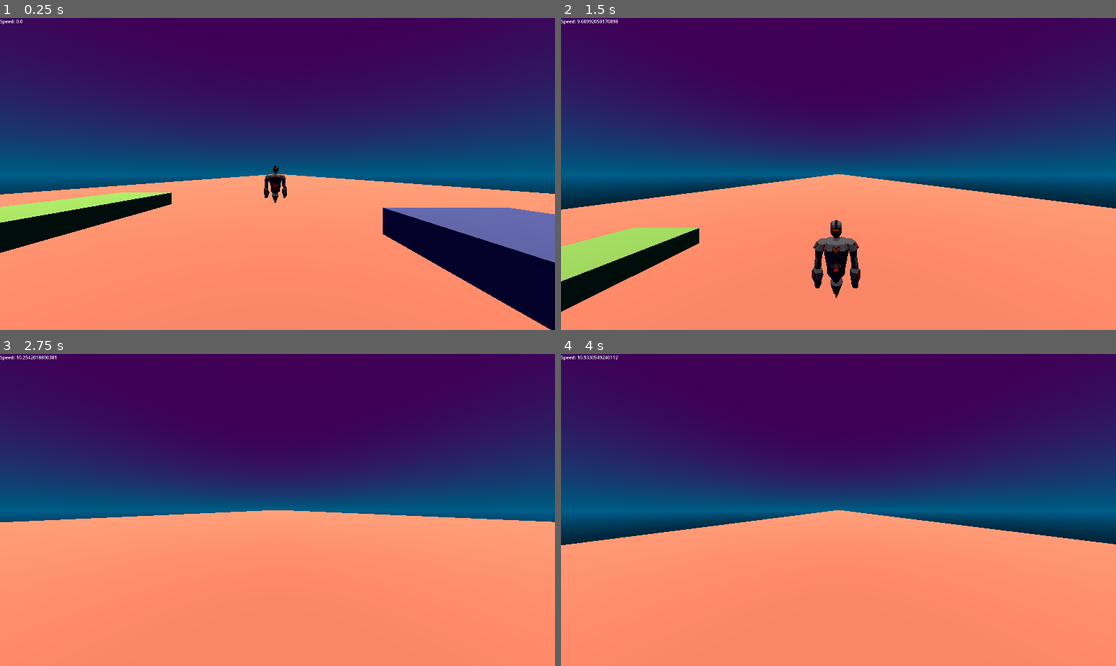
Above: before the commit, frames 1-4 (two rows, left to right).
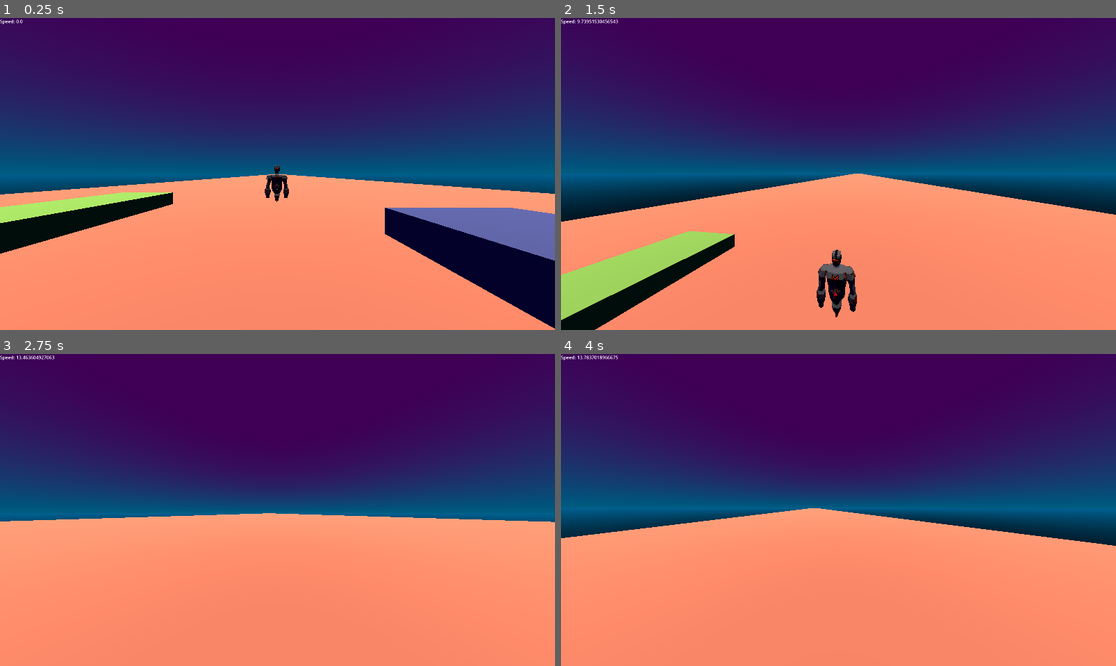
Above: after the commit, the same moments.

Repository: Sirrah025/big-mode-slick-game
Game: Godot game, scene res://Scenes/Levels/prototype_scene.tscn
Two runs of this game, one before a commit and one after it. Both use one fixed random seed, a clock stepped at 60 frames per second and the inputs below. This scene is started directly instead of the project's main scene.
Inputs (mouse positions are in pixels of both pictures, inside the frame that each line leads up to):
- Up to frame 1 (0.25 s): no input
- Up to frame 2 (1.5 s): move the mouse to (866, 174) at 0.52 s; hold Ctrl (Sliding) 0.53-1.28 s; hold W (Forward) from 0.53 s (still down); tap Space (Jump) at 0.77, 1.07 s; tap Shift (Sprint) at 0.8, 1.35 s; move the mouse to (810, 174) at 1.27 s
- Up to frame 3 (2.75 s): keep holding W (Forward); tap Space (Jump) at 1.52, 1.55, 1.82, 2.1 s; move the mouse to (288, 503) at 2.02 s; hold Ctrl (Sliding) from 2.03 s (still down)
- Up to frame 4 (4 s): keep holding W (Forward); move the mouse to (832, 516) at 2.77 s; release Ctrl (Sliding) at 2.78 s; right-click (832, 516) at 2.85 s; tap Space (Jump) at 3.02, 3.32, 3.77, 3.8 s; tap Shift (Sprint) at 3.05 s; move the mouse to (877, 513) at 3.52 s; hold Ctrl (Sliding) from 3.53 s (still down)

The runs differ from the first frame. In frame 1, 0.7% of the frame differs, in the area x 0-100%, y 47-100%; in frame 2, 9.2%, in the area x 0-100%, y 0-100%; in frame 3, 0.5%; in frame 4, 1.2%.
Error before the commit: Parse Error: Preload file "res://Scenes/before_game_settings_menu.tscn" does not exist. (res://Systems/globals/load_scenes.gd:4)

Commit message:
Added Player Changes and other fixes
- Corrected the paths to the scene files
- Added crouching
- Added sliding
- Added separate hitbox for when crouching

(Note: The game can't capture the mouse while the pause menu is visible in the player scene. Needs to be fixed)

Diff:
--- a/slick_game/Scenes/Levels/prototype_scene.tscn
+++ b/slick_game/Scenes/Levels/prototype_scene.tscn
@@ -25,6 +25,10 @@
 [sub_resource type="BoxMesh" id="BoxMesh_j03km"]
 material = SubResource("StandardMaterial3D_j03km")
 size = Vector3(4, 2, 10)
+
+[sub_resource type="BoxMesh" id="BoxMesh_3xn65"]
+material = SubResource("StandardMaterial3D_j03km")
+size = Vector3(4, 1.12, 10)
 
 [sub_resource type="ProceduralSkyMaterial" id="ProceduralSkyMaterial_lci7e"]
 sky_top_color = Color(0.25533897, 0.013022352, 0.33062598, 1)
@@ -69,6 +73,18 @@
 collision_layer = 2
 mesh = SubResource("BoxMesh_j03km")
 
+[node name="CSGMesh3D5" type="CSGMesh3D" parent="." unique_id=1597351406]
+transform = Transform3D(1, 0, 0, 0, 1, 0, 0, 0, 1, -10.299749, 4.4717865, 16.336535)
+use_collision = true
+collision_layer = 2
+mesh = SubResource("BoxMesh_j03km")
+
+[node name="CSGMesh3D4" type="CSGMesh3D" parent="." unique_id=1216652564]
+transform = Transform3D(1, 0, 0, 0, 1, 0, 0, 0, 1, -10.299749, 3.1337519, 3.4685621)
+use_collision = true
+collision_layer = 2
+mesh = SubResource("BoxMesh_3xn65")
+
 [node name="WorldEnvironment" type="WorldEnvironment" parent="." unique_id=552268136]
 environment = SubResource("Environment_j03km")
 
--- a/slick_game/Scenes/main_game.tscn
+++ b/slick_game/Scenes/main_game.tscn
@@ -10,4 +10,3 @@
 
 [node name="Settings Menu" parent="." unique_id=423943875 instance=ExtResource("2_pu3va")]
 unique_name_in_owner = true
-visible = false
--- a/slick_game/Scenes/player.tscn
+++ b/slick_game/Scenes/player.tscn
@@ -15,6 +15,10 @@
 radius = 0.375
 height = 1.7
 
+[sub_resource type="CapsuleShape3D" id="CapsuleShape3D_x3wgy"]
+radius = 0.375
+height = 1.1796631
+
 [sub_resource type="CapsuleShape3D" id="CapsuleShape3D_vgqql"]
 
 [node name="Player" type="CharacterBody3D" unique_id=99981486 groups=["Player"]]
@@ -22,10 +26,19 @@
 script = ExtResource("1_vgqql")
 
 [node name="Mesh" type="MeshInstance3D" parent="." unique_id=667297727]
+visible = false
 mesh = SubResource("CapsuleMesh_f60y1")
 
-[node name="CollisionShape" type="CollisionShape3D" parent="." unique_id=1644640873]
+[node name="NormalHitBox" type="CollisionShape3D" parent="." unique_id=1644640873]
 shape = SubResource("CapsuleShape3D_v0iea")
+
+[node name="CrouchHitBox" type="CollisionShape3D" parent="." unique_id=930497082]
+transform = Transform3D(1, 0, 0, 0, 1, 0, 0, 0, 1, 0, -0.2601685, 0)
+shape = SubResource("CapsuleShape3D_x3wgy")
+
+[node name="SpaceCheck" type="RayCast3D" parent="." unique_id=1683962218]
+target_position = Vector3(0, 0.85, 0)
+collision_mask = 2
 
 [node name="Head" type="Node3D" parent="." unique_id=248747626]
 transform = Transform3D(1, 0, 0, 0, 1, 0, 0, 0, 1, 0, 0.505445, 0)
@@ -38,6 +51,7 @@
 script = ExtResource("4_vgqql")
 
 [node name="Hitbox Component" parent="." unique_id=973421447 instance=ExtResource("3_6t5aa")]
+visible = false
 
 [node name="CollisionShape3D" type="CollisionShape3D" parent="Hitbox Component" unique_id=574987428]
 shape = SubResource("CapsuleShape3D_vgqql")
@@ -45,6 +59,7 @@
 [node name="Speed Change Cooldown" type="Timer" parent="." unique_id=1907676990]
 unique_name_in_owner = true
 wait_time = 2.0
+one_shot = true
 
 [node name="DashCooldownTimer" type="Timer" parent="." unique_id=963707597]
 wait_time = 2.0
@@ -54,12 +69,17 @@
 wait_time = 0.5
 one_shot = true
 
+[node name="SlidingBoostCooldown" type="Timer" parent="." unique_id=2128327456]
+wait_time = 1.2
+one_shot = true
+
 [node name="SpeedTest" type="Label" parent="." unique_id=404264627]
 offset_right = 40.0
 offset_bottom = 23.0
 
 [node name="Pause Menu" type="Control" parent="." unique_id=1826141487]
 process_mode = 3
+visible = false
 layout_mode = 3
 anchors_preset = 15
 anchor_right = 1.0
@@ -131,6 +151,7 @@
 [connection signal="change_speed" from="Hitbox Component" to="." method="_on_alter_speed"]
 [connection signal="damage" from="Hitbox Component" to="Health Component" method="_on_damage"]
 [connection signal="timeout" from="DashDurationTimer" to="." method="_on_dash_duration_timer_timeout"]
+[connection signal="timeout" from="SlidingBoostCooldown" to="." method="_on_sliding_boost_cooldown_timeout"]
 [connection signal="pressed" from="Pause Menu/Container/Button Container/ResumeButton" to="Pause Menu" method="_on_resume_button_pressed"]
 [connection signal="pressed" from="Pause Menu/Container/Button Container/SettingsButton" to="Pause Menu" method="_on_settings_button_pressed"]
 [connection signal="pressed" from="Pause Menu/Container/Button Container/MainMenuButton" to="Pause Menu" method="_on_main_menu_button_pressed"]
--- a/slick_game/Scripts/Player/player_momentum.gd
+++ b/slick_game/Scripts/Player/player_momentum.gd
@@ -3,8 +3,8 @@
 # --- Movement Settings ---
 @export var walk_base_speed: float = 5.0
 @export var sprint_base_speed: float = 9.0
-@export var walk_force: float = 1.5
-@export var sprint_force: float = 6.0
+@export var walk_force: float = 2.5
+@export var sprint_force: float = 8.0
 @export var max_speed: float = 24.0
 @export var max_jumps: int = 2
 @export var friction_low: float = 10.0
@@ -21,7 +21,33 @@
 @export var slip_force_multiplier: float = 11.6
 @export var slip_friction_multiplier: float = 0
 @export var slip_steer_multiplier: float = 0.15
-@export var is_sliding: bool = false
+@export var is_slipping: bool = false
+
+# --- Crouching / Sliding ---
+@export var slide_min_speed: float = 7.0
+
+@export var crouch_walk_base_speed: float = 2.9
+@export var crouch_walk_force: float = 0.2
+@export var crouch_max_speed: float = 3.2
+@export var slip_to_crouch_threshold: float = 5.0
+
+@export var slide_decay_multiplier: float = 0.98
+@export var sliding_speed_boost: float = 3.3
+@export var can_slide_boost = true
+@onready var slide_boost_cooldown_timer: Timer = $SlidingBoostCooldown
+
+@export var stand_camera_y: float = 0.0
+@export var crouch_camera_y: float = -0.5
+@export var camera_height_lerp_speed: float = 8.0
+
+@export var crouching_jump_boost = 1.8
+@export var sliding_jump_boost = 1.3
+
+@onready var head_clearance_ray: RayCast3D = $SpaceCheck
+
+var is_sliding: bool = false
+var is_crouching: bool = false
+var was_on_floor: bool = false
 
 # --- Dash ---
 @onready var dash_cooldown_node: Timer = $DashCooldownTimer
@@ -35,24 +61,28 @@
 var dash_velocity: Vector3 = Vector3.ZERO
 var dash_direction: Vector3 = Vector3.ZERO
 
-
 # --- Camera ---
 const BASE_FOV: float = 75.0
 const FOV_CHANGE: float = 2.5
 
+var camera_base_y: float = 0.0
+
 @onready var head: Node3D = $Head
 @onready var camera: Camera3D = $Head/PlayerCamera
 
-# Strafing
-@export var max_tilt_angle: float = 6.0
-@export var tilt_speed: float = 4.0
+# --- Strafing ---
+@export var max_tilt_angle: float = 8.0
+@export var tilt_speed: float = 4.5
 var current_tilt: float = 0.0
 
-# Head Bob
+# --- Head Bob ---
 const BOB_FREQ: float = 1.6
 const BOB_AMP: float = 0.09
 var bob_timer: float = 0.0
 
+# --- Hitboxes ---
+@onready var normal_hitbox = $NormalHitBox
+@onready var crouch_hitbox = $CrouchHitBox
 
 # --- Runtime ---
 var momentum: Vector3 = Vector3.ZERO
@@ -60,6 +90,9 @@
 func _ready() -> void:
 	Input.set_mouse_mode(Input.MOUSE_MODE_CAPTURED)
 
+	normal_hitbox.disabled = false
+	crouch_hitbox.disabled = true
+	can_slide_boost = true
 	dash_duration_node.wait_time = dash_duration_time
 	dash_cooldown_node.wait_time = dash_cooldown_time
 
@@ -71,14 +104,24 @@
 
 func _physics_process(delta: float) -> void:
 	_apply_gravity(delta)
+	_handle_slide_input()
 	_handle_jump()
 	_update_momentum(delta)
 	_handle_dash()
 	_apply_velocity(delta)
 	_update_headbob(delta)
 	_update_camera_tilt(delta)
+	_update_camera_height(delta)
 	_update_fov(delta)
 	move_and_slide()
+
+	_handle_landing()
+	if is_crouching and can_stand() and !Input.is_action_pressed("Sliding"):
+		_exit_crouch()
+
+	if is_sliding and can_stand() and !Input.is_action_pressed("Sliding"):
+		_exit_slide()
+	was_on_floor = is_on_floor()
 
 # --- Gravity ---
 func _apply_gravity(delta: float) -> void:
@@ -88,12 +131,38 @@
 	if is_on_floor():
 		jumps_left = max_jumps
 
+# --- Sliding ---
+func _handle_slide_input() -> void:
+	if Input.is_action_just_pressed("Sliding") and is_on_floor():
+		if momentum.length() >= slide_min_speed:
+			_enter_slide()
+		else:
+			_enter_crouch()
+
+	if Input.is_action_just_released("Sliding"):
+		_exit_slide()
+		_exit_crouch()
 
 # --- Jump ---
 func _handle_jump() -> void:
 	if Input.is_action_just_pressed("Jump") and jumps_left > 0:
-		velocity.y = jump_velocity
+		# Prevent jumping if blocked above
+		if is_crouching or is_sliding:
+			if not can_stand():
+				return
+
+		var jump_boost = 1.0
+		if is_crouching:
+			jump_boost = crouching_jump_boost
+		if is_sliding:
+			jump_boost = sliding_jump_boost
+
+		_exit_slide()
+		_exit_crouch()
+
+		velocity.y = jump_velocity * jump_boost
 		jumps_left -= 1
+
 
 # --- Momentum System ---
 func _update_momentum(delta: float) -> void:
@@ -106,10 +175,15 @@
 
 	var applied_force = walk_force
 	var base_speed = walk_base_speed
-	if Input.is_action_pressed("Sprint"):
+
+	if is_crouching:
+		applied_force = crouch_walk_force
+		base_speed = crouch_walk_base_speed
+	elif Input.is_action_pressed("Sprint") and not is_sliding:
 		applied_force = sprint_force
 		base_speed = sprint_base_speed
-	if is_sliding:
+
+	if is_slipping:
 		applied_force *= slip_force_multiplier
 
 	# Ensure minimum momentum
@@ -125,7 +199,7 @@
 
 	# Steering
 	var steer_strength = lerp(12.0, 3.0, speed_ratio)
-	if is_sliding:
+	if is_slipping:
 		steer_strength *= slip_steer_multiplier
 	momentum = momentum.normalized().slerp(input_dir, steer_strength * delta) * momentum.length()
 
@@ -142,18 +216,36 @@
 	if momentum.dot(input_dir) < 0:
 		momentum = momentum.move_toward(Vector3.ZERO, applied_force * delta)
 
+	# Sliding momentum decay
+	if is_sliding and !is_slipping:
+		var slide_target_speed = crouch_max_speed
+
+		# Only decay if above target speed
+		if momentum.length() > slide_target_speed:
+			# Scale decay based on current momentum (fast decay if slow, slow decay if fast)
+			var slide_speed_ratio = clamp(momentum.length() / max_speed, 0, 1)
+			var decay_strength = lerp(4.5, 1.5, slide_speed_ratio)  # tweak these for faster/slower decay
+			# Apply delta-based decay
+			momentum = momentum.move_toward(momentum.normalized() * slide_target_speed, decay_strength * delta)
+
+
 	# Air control
 	if not is_on_floor():
 		momentum.x = lerp(momentum.x, momentum.x, air_control * delta)
 		momentum.z = lerp(momentum.z, momentum.z, air_control * delta)
 
-
 func _apply_friction(delta: float) -> void:
 	var speed_ratio = clamp(momentum.length() / max_speed, 0, 1)
 	var friction_strength = lerp(friction_low, friction_high, speed_ratio)
-	if is_sliding:
+
+	if is_crouching:
+		friction_strength *= 2.6
+
+	if is_slipping:
 		friction_strength *= slip_friction_multiplier
+
 	momentum = momentum.move_toward(Vector3.ZERO, friction_strength * delta)
+
 
 # --- Apply momentum to velocity ---
 func _apply_velocity(delta) -> void:
@@ -168,6 +260,11 @@
 
 	velocity.x = final_velocity.x
 	velocity.z = final_velocity.z
+
+	if final_velocity.length() < slip_to_crouch_threshold and is_sliding:
+		_exit_slide()
+		_enter_crouch()
+
 	$SpeedTest.text = "Speed: " + str(final_velocity.length())
 
 func _handle_dash() -> void:
@@ -193,14 +290,21 @@
 		dash_cooldown_node.start()
 		dash_duration_node.start()
 
-
-
 # --- Head Bob ---
 func _update_headbob(delta: float) -> void:
-	if Settings.head_bob_enabled:
-		if !is_sliding:
-			bob_timer += delta * momentum.length() * float(is_on_floor())
-			camera.transform.origin = _headbob(bob_timer)
+	var bob_offset := Vector3.ZERO
+
+	if Settings.head_bob_enabled and is_on_floor() and !is_slipping and !is_sliding:
+		bob_timer += delta * momentum.length()
+		bob_offset = _headbob(bob_timer)
+	else:
+		bob_timer = 0.0
+
+	var pos := camera.transform.origin
+	pos.y = camera_base_y + bob_offset.y
+	pos.x = 0
+	pos.z = 0
+	camera.transform.origin = pos
 
 func _headbob(time: float) -> Vector3:
 	return Vector3(cos(time * BOB_FREQ * 0.5), sin(time * BOB_FREQ), 0) * BOB_AMP
@@ -222,11 +326,94 @@
 	rot.z = deg_to_rad(current_tilt)
 	camera.rotation = rot
 
+# --- Camera Height ---
+func _update_camera_height(delta: float) -> void:
+	var target_y := stand_camera_y
+
+	if is_sliding or is_crouching:
+		target_y = crouch_camera_y
+
+	camera_base_y = lerp(camera_base_y, target_y, camera_height_lerp_speed * delta)
 
 # --- FOV ---
 func _update_fov(delta: float) -> void:
 	var target_fov = BASE_FOV + FOV_CHANGE * clamp(momentum.length(), 0.5, max_speed * 2)
 	camera.fov = lerp(camera.fov, target_fov, delta * 8.0)
 
+# --- Landing ---
+func _handle_landing() -> void:
+	# Just landed this frame
+	if is_on_floor() and not was_on_floor:
+		if Input.is_action_pressed("Sliding"):
+			if momentum.length() >= slide_min_speed:
+				_enter_slide()
+			else:
+				_enter_crouch()
+
+# --- Handle Sliding States ---
+func _enter_slide() -> void:
+	if is_sliding:
+		return
+	is_sliding = true
+	is_crouching = false
+
+	normal_hitbox.disabled = true
+	crouch_hitbox.disabled = false
+
+	if momentum.length() < max_speed and can_slide_boost:
+		momentum += (head.transform.basis.z * -1).normalized() * sliding_speed_boost
+		can_slide_boost = false
+		slide_boost_cooldown_timer.start()
+
+func _exit_slide() -> void:
+	if not is_sliding:
+		return
+
+	is_sliding = false
+
+	if can_stand():
+		is_crouching = false
+		normal_hitbox.disabled = false
+		crouch_hitbox.disabled = true
+	else:
+		is_crouching = true
+		normal_hitbox.disabled = true
+		crouch_hitbox.disabled = false
+
+
+func _enter_crouch() -> void:
+	if is_crouching:
+		return
+
+	is_crouching = true
+	is_sliding = false
+
+	# Enable crouch hitbox, disable normal
+	normal_hitbox.disabled = true
+	crouch_hitbox.disabled = false
+
+	# Clamp momentum to crouch speed
+	var speed = momentum.length()
+	if speed > crouch_max_speed:
+		momentum = momentum.normalized() * crouch_max_speed
+
+func _exit_crouch() -> void:
+	if not is_crouching:
+		return
+
+	if not can_stand():
+		return
+
+	is_crouching = false
+	normal_hitbox.disabled = false
+	crouch_hitbox.disabled = true
+
+func can_stand() -> bool:
+	# Returns true if nothing is blocking above the player
+	return not head_clearance_ray.is_colliding()
+
 func _on_dash_duration_timer_timeout() -> void:
 	is_dashing = false
+
+func _on_sliding_boost_cooldown_timeout() -> void:
+	can_slide_boost = true
--- a/slick_game/Systems/globals/load_scenes.gd
+++ b/slick_game/Systems/globals/load_scenes.gd
@@ -1,14 +1,14 @@
 class_name loadScenes
 extends Node
 
-@onready var settings_menu = preload("res://Scenes/before_game_settings_menu.tscn")
-@onready var main_menu = preload("res://Scenes/main_menu.tscn")
+@onready var settings_menu = preload("res://Scenes/Menus/before_game_settings_menu.tscn")
+@onready var main_menu = preload("res://Scenes/Menus/main_menu.tscn")
 
 func change_to_settings():
-	get_tree().change_scene_to_file("res://Scenes/settings_menu.tscn")
+	get_tree().change_scene_to_file("res://Scenes/Menus/settings_menu.tscn")
 
 func change_to_main_menu():
-	get_tree().change_scene_to_file("res://Scenes/main_menu.tscn")
+	get_tree().change_scene_to_file("res://Scenes/Menus/main_menu.tscn")
 
 func start_game(scene: PackedScene):
 	get_tree().change_scene_to_packed(scene)
